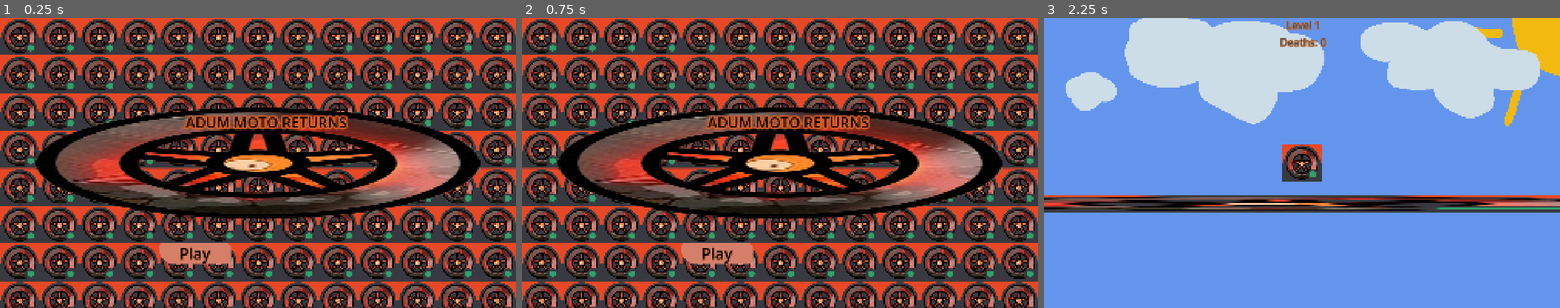
Above: before the commit, frames 1-3 (left to right).
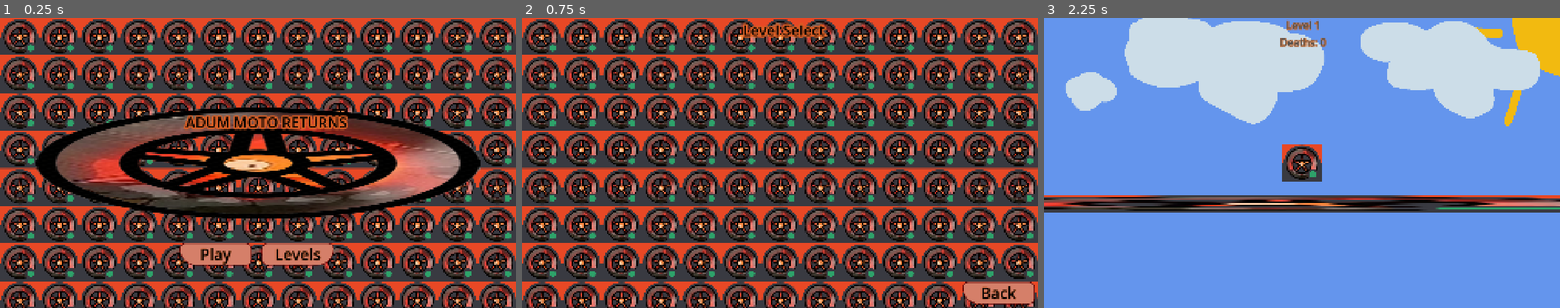
Above: after the commit, the same moments.

Repository: CoPokBl/AdumMotoReturns
Game: Godot game, scene res://main_menu.tscn
Two runs of this game, one before a commit and one after it. Both use one fixed random seed, a clock stepped at 60 frames per second and the inputs below.
Inputs (mouse positions are in pixels of both pictures, inside the frame that each line leads up to):
- Up to frame 1 (0.25 s): no input
- Up to frame 2 (0.75 s): click (821, 252) at 0.5 s, where only the run after the commit has a clickable "Levels"
- Up to frame 3 (2.25 s): click (1518, 293) at 1.25 s, where only the run after the commit has a clickable "Back"; click "Play" at 2 s

The runs differ from the first frame. In frame 1, 2.0% of the frame differs, in the area x 30-65%, y 77-86%; in frame 2, 23%, in the area x 6-100%, y 1-99%; in frame 3, nothing differs.

Commit message:
CLICKY and buttons and stuff

Diff:
--- /dev/null
+++ b/level_select.gd
@@ -0,0 +1,9 @@
+extends Control
+
+
+func _ready() -> void:
+	pass # Replace with function body.
+
+
+func _on_back_pressed() -> void:
+	get_tree().change_scene_to_file("res://main_menu.tscn")
--- /dev/null
+++ b/level_select.tscn
@@ -0,0 +1,58 @@
+[gd_scene format=3 uid="uid://cjyd8jsa0mqi6"]
+
+[ext_resource type="Script" uid="uid://qyepjklajmvq" path="res://level_select.gd" id="1_wevku"]
+[ext_resource type="Texture2D" uid="uid://dxd3yyn7or1a4" path="res://Assets/adum.png" id="2_bv7n5"]
+[ext_resource type="Theme" uid="uid://biakj4sw07nf" path="res://theme.tres" id="4_1iyaf"]
+
+[sub_resource type="LabelSettings" id="LabelSettings_fu7sn"]
+font_size = 54
+font_color = Color(0, 0, 0, 1)
+outline_size = 28
+outline_color = Color(0.8533018, 0.36928457, 0.14164355, 1)
+
+[node name="Levels" type="Control" unique_id=327771935]
+layout_mode = 3
+anchors_preset = 15
+anchor_right = 1.0
+anchor_bottom = 1.0
+grow_horizontal = 2
+grow_vertical = 2
+script = ExtResource("1_wevku")
+
+[node name="Background" type="TextureRect" parent="." unique_id=2112020329]
+layout_mode = 1
+anchors_preset = 15
+anchor_right = 1.0
+anchor_bottom = 1.0
+grow_horizontal = 2
+grow_vertical = 2
+texture = ExtResource("2_bv7n5")
+stretch_mode = 1
+
+[node name="Title" type="Label" parent="." unique_id=886010733]
+layout_mode = 1
+anchors_preset = 8
+anchor_left = 0.5
+anchor_top = 0.5
+anchor_right = 0.5
+anchor_bottom = 0.5
+offset_left = -358.0
+offset_top = -532.0
+offset_right = 386.0
+offset_bottom = -453.0
+grow_horizontal = 2
+grow_vertical = 2
+text = "Level Select"
+label_settings = SubResource("LabelSettings_fu7sn")
+horizontal_alignment = 1
+
+[node name="Back" type="Button" parent="." unique_id=109784]
+layout_mode = 0
+offset_left = 1639.0
+offset_top = 982.0
+offset_right = 1908.0
+offset_bottom = 1066.0
+theme = ExtResource("4_1iyaf")
+text = "Back"
+
+[connection signal="pressed" from="Back" to="." method="_on_back_pressed"]
--- a/main_menu.gd
+++ b/main_menu.gd
@@ -3,3 +3,7 @@
 
 func _on_play_pressed() -> void:
 	Utils.load_level(1)
+
+
+func _on_level_select_pressed() -> void:
+	get_tree().change_scene_to_file("res://level_select.tscn")
--- a/main_menu.tscn
+++ b/main_menu.tscn
@@ -10,6 +10,18 @@
 font_color = Color(0, 0, 0, 1)
 outline_size = 28
 outline_color = Color(0.8533018, 0.36928457, 0.14164355, 1)
+
+[sub_resource type="StyleBoxFlat" id="StyleBoxFlat_jix8l"]
+bg_color = Color(0.8343715, 0.4970916, 0.41088095, 1)
+border_width_left = 3
+border_width_top = 3
+border_width_right = 3
+border_width_bottom = 3
+border_color = Color(0.37181717, 3.7902967e-07, 4.813075e-08, 1)
+corner_radius_top_left = 20
+corner_radius_top_right = 20
+corner_radius_bottom_right = 60
+corner_radius_bottom_left = 20
 
 [node name="MainMenu" type="Control" unique_id=327771935]
 layout_mode = 3
@@ -64,11 +76,22 @@
 
 [node name="Play" type="Button" parent="." unique_id=109784]
 layout_mode = 0
-offset_left = 591.0
+offset_left = 668.0
 offset_top = 838.0
-offset_right = 860.0
+offset_right = 937.0
 offset_bottom = 916.0
 theme = ExtResource("4_jix8l")
 text = "Play"
 
+[node name="LevelSelect" type="Button" parent="." unique_id=1404523958]
+layout_mode = 0
+offset_left = 974.0
+offset_top = 838.0
+offset_right = 1243.0
+offset_bottom = 916.0
+theme = ExtResource("4_jix8l")
+theme_override_styles/normal = SubResource("StyleBoxFlat_jix8l")
+text = "Levels"
+
 [connection signal="pressed" from="Play" to="." method="_on_play_pressed"]
+[connection signal="pressed" from="LevelSelect" to="." method="_on_level_select_pressed"]
--- a/project.godot
+++ b/project.godot
@@ -52,6 +52,11 @@
 , Object(InputEventKey,"resource_local_to_scene":false,"resource_name":"","device":-1,"window_id":0,"alt_pressed":false …(186 unchanged characters)…
 ]
 }
+click={
+"deadzone": 0.2,
+"events": [Object(InputEventMouseButton,"resource_local_to_scene":false,"resource_name":"","device":-1,"window_id":0,"alt_pressed":false,"shift_pressed":false,"ctrl_pressed":false,"meta_pressed":false,"button_mask":1,"position":Vector2(303, 25),"global_position":Vector2(312, 73),"factor":1.0,"button_index":1,"canceled":false,"pressed":true,"double_click":false,"script":null)
+]
+}
 
 [physics]
 
--- a/theme.tres
+++ b/theme.tres
@@ -2,6 +2,11 @@
 
 [sub_resource type="StyleBoxFlat" id="StyleBoxFlat_wvktn"]
 bg_color = Color(0.69019294, 0.36597377, 0.28406495, 1)
+border_width_left = 3
+border_width_top = 3
+border_width_right = 3
+border_width_bottom = 3
+border_color = Color(0.37254903, 0, 0, 1)
 corner_radius_top_left = 10
 corner_radius_top_right = 10
 corner_radius_bottom_right = 10
@@ -9,6 +14,11 @@
 
 [sub_resource type="StyleBoxFlat" id="StyleBoxFlat_e1x85"]
 bg_color = Color(0.8343715, 0.4970916, 0.41088095, 1)
+border_width_left = 3
+border_width_top = 3
+border_width_right = 3
+border_width_bottom = 3
+border_color = Color(0.37254903, 0, 0, 1)
 corner_radius_top_left = 20
 corner_radius_top_right = 20
 corner_radius_bottom_right = 20
--- a/utils.gd
+++ b/utils.gd
@@ -2,7 +2,10 @@
 
 const MAX_LEVEL: int = 1
 
+var click_sound: AudioStreamOggVorbis = preload("res://Assets/click.ogg")
+
 var deaths: int = 0  # reset on new level
+var _sound_player: AudioStreamPlayer
 
 
 # yes this script plays the sound.
@@ -10,6 +13,14 @@
 func _ready() -> void:
 	var sound: PackedScene = ResourceLoader.load("res://epicness.tscn")
 	add_child(sound.instantiate())
+
+	_sound_player = AudioStreamPlayer.new()
+	add_child(_sound_player)
+
+
+func _process(delta: float) -> void:
+	if Input.is_action_just_pressed("click"):
+		button_click()
 
 
 func get_current_level() -> Level:
@@ -34,3 +45,13 @@
 	if !possible:
 		# Win
 		get_tree().quit()
+
+
+func button_click() -> void:
+	play_sfx(click_sound)
+
+
+func play_sfx(sfx: AudioStreamOggVorbis) -> void:
+	_sound_player.stop()
+	_sound_player.stream = sfx
+	_sound_player.play()
Not shown, added: Assets/click.ogg.import
Not shown, added: level_select.gd.uid
Not shown, added: Assets/click.ogg
